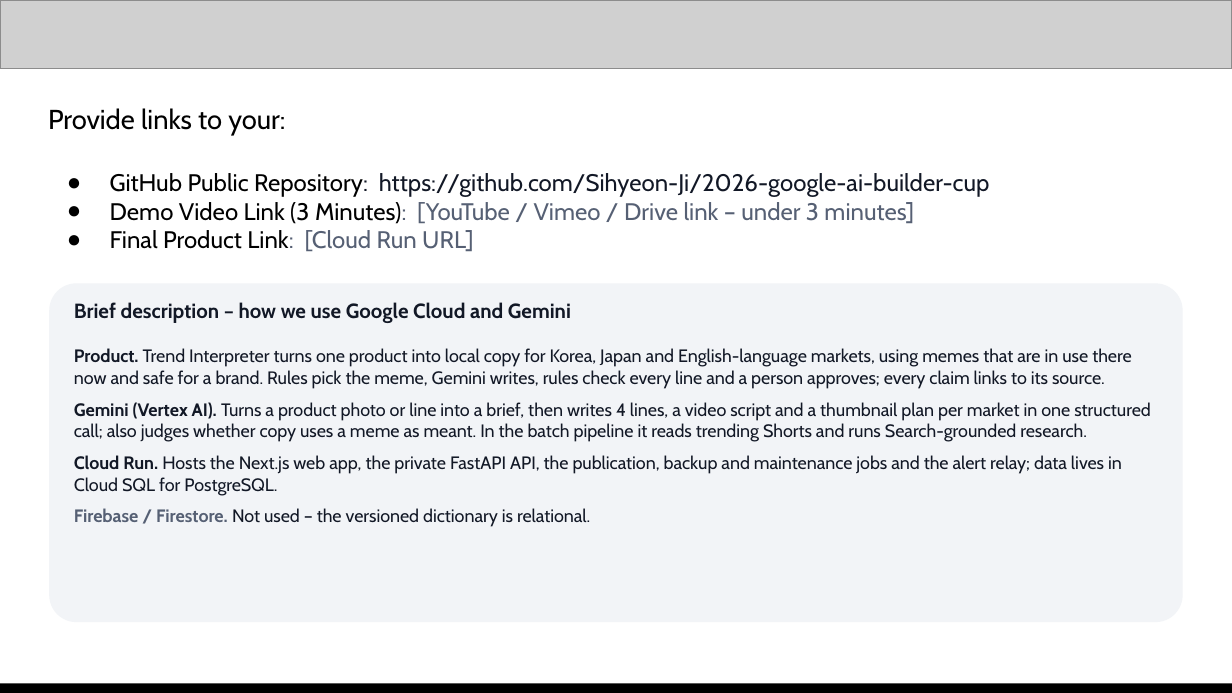
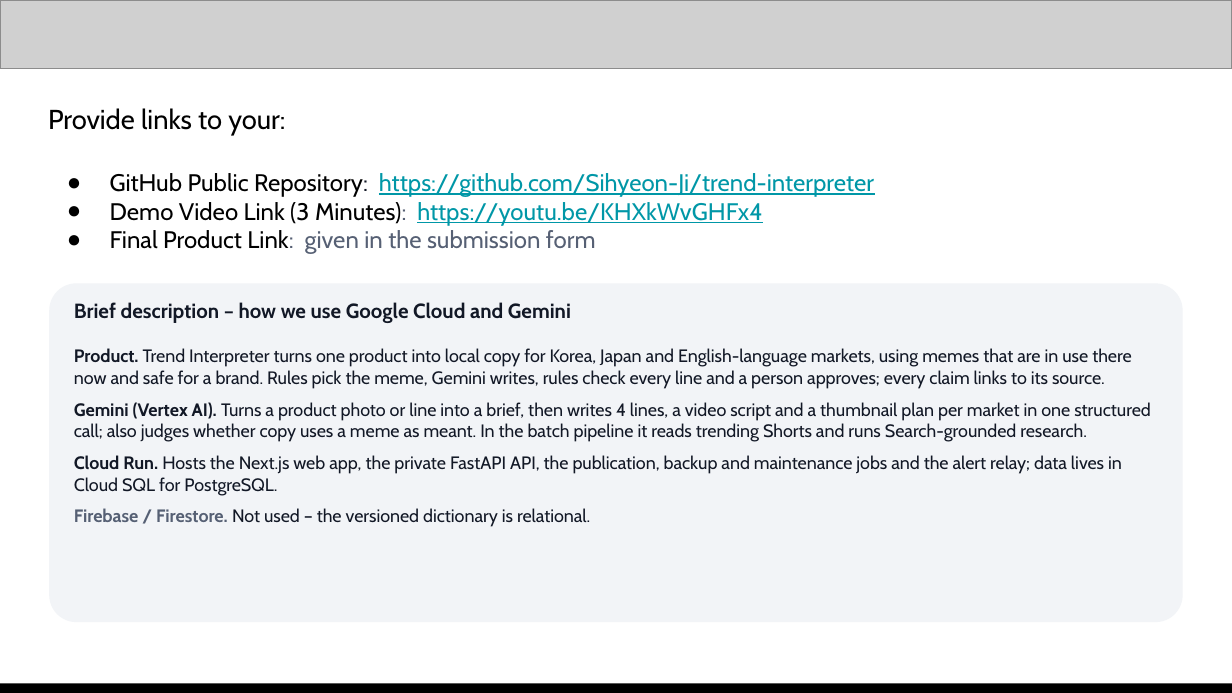
Before and after one commit to Sihyeon-Ji/trend-interpreter, a slide deck: slide 15 of docs/대회/제출/AI-Builder-Cup-제출-초안.pptx. Drawn at 1232x693 pixels with LibreOffice and Linux fonts; fonts in the diff are those of the drawing; grey boxes stand for pictures. Boxes give left, top, right and bottom in pixels: in the first picture for what was removed or moved away, otherwise in the second. Text is boxed around its words. In the diff, an @@ line names an element or a change of style, - is before the commit and + after.

Commit message:
docs: 제출 마무리 – 영상 링크, 덱 GPU 문장을 10-16 결정에 맞춤, 제출 문안·체크리스트 갱신
- 데모 영상(https://youtu.be/KHXkWvGHFx4, 2분 53초, 일부 공개)을 README·README.kr·덱 15쪽·제출 문안에 넣었다
- 덱 6·7·8쪽 'L4 VM을 필요할 때 켠다'를 '정의만 있고 배포하지 않음'으로, 8쪽 각주는 Cloud SQL 10-20 이전으로, 12쪽은 끝난 마지막 갱신을 빼고 'Now'로 바꿨다. 15쪽 저장소 주소는 trend-interpreter
- README의 Google Cloud 서비스 표에서 GPU 줄을 빼고 Gemma 실시간 분류 설명에 gpu.tf 링크와 '배포하지 않음'을 적었다
- 제출 문안에 심사위원 안내 문장(읽기 전용 계정, Gemma 버튼은 GPU 꺼짐 안내)을 더했다. 계정은 저장소에 적지 않는다
- 발표 자료·영상 계획 완료, 인수인계 문서에 10-17 복귀 메모, 제출 체크리스트의 덱·영상·저장소 완료와 링크 권한 점검 기록

```diff
--- a/docs/대회/제출/AI-Builder-Cup-제출-초안.pptx
+++ b/docs/대회/제출/AI-Builder-Cup-제출-초안.pptx
@@ text at (x1=110, y1=173, x2=874, y2=254): text changed; text colour none to #0097A7 @@
-● GitHub Public Repository: https://github.com/Sihyeon-Ji/2026-google-ai-builder-cup
-● Demo Video Link (3 Minutes): [YouTube / Vimeo / Drive link – under 3 minutes]
-● Final Product Link: [Cloud Run URL]
+● GitHub Public Repository: https://github.com/Sihyeon-Ji/trend-interpreter
+● Demo Video Link (3 Minutes): https://youtu.be/KHXkWvGHFx4
+● Final Product Link: given in the submission form
```
Also in this commit, not shown: 4 other slides changed, 8 other files.
